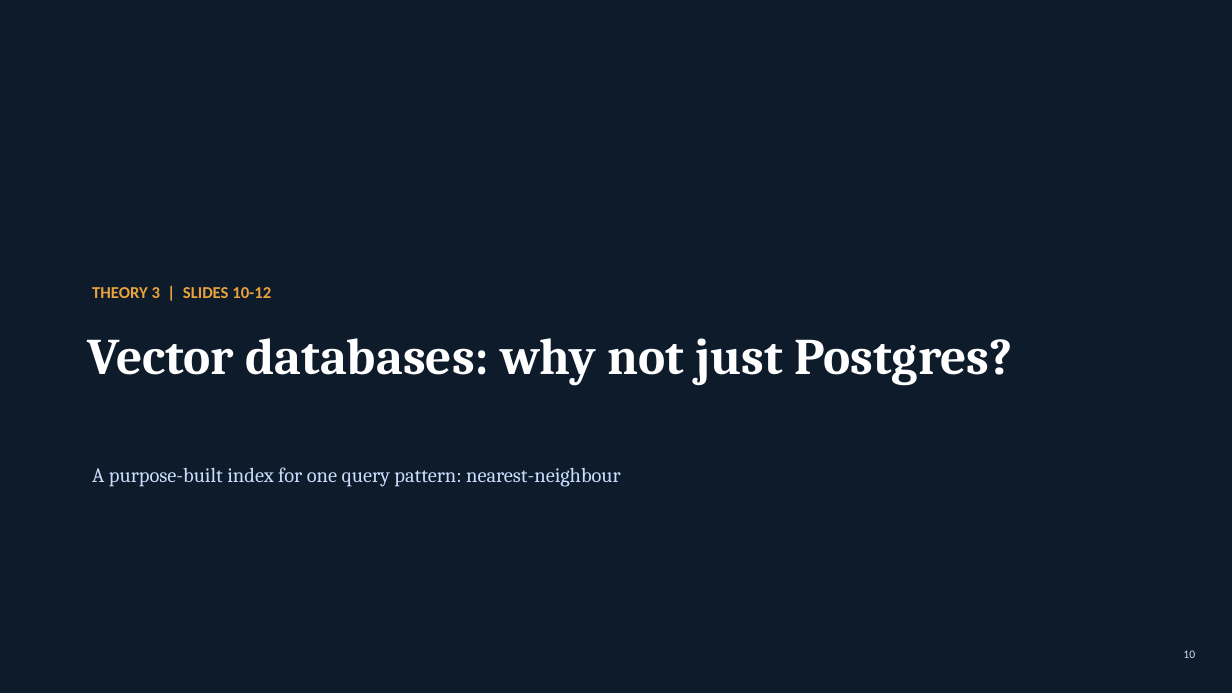
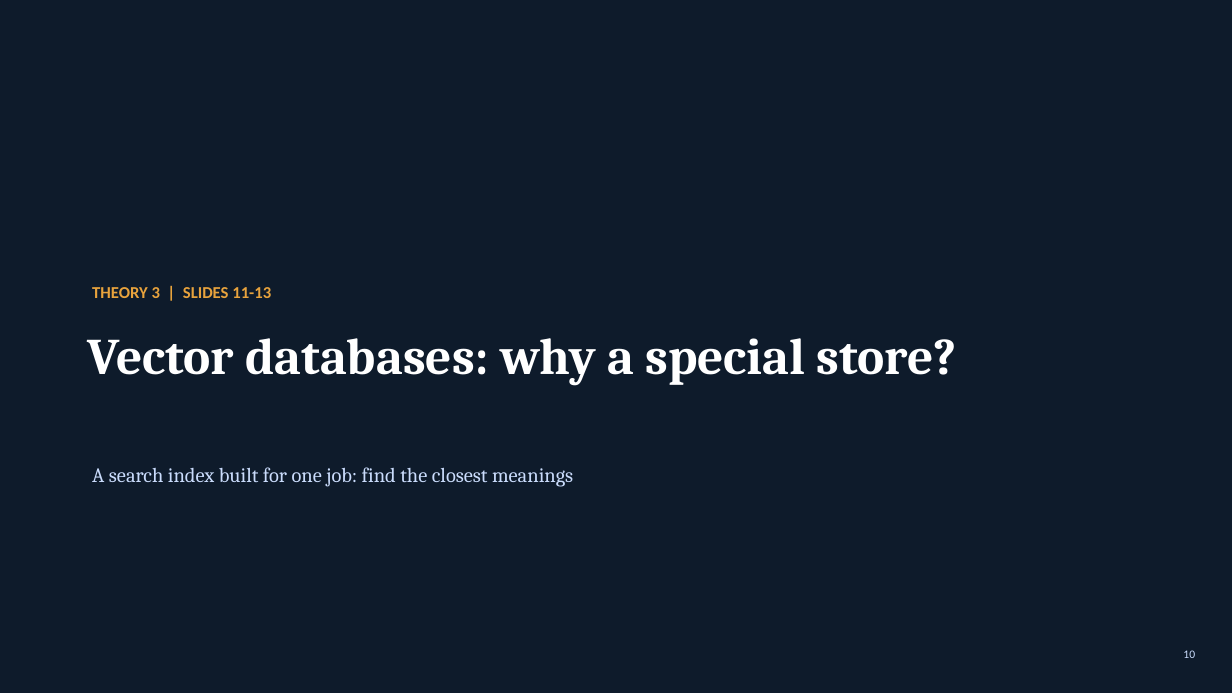
Before and after one commit to mayurb99/Agentic-AI-Series, a slide deck: slide 10 of lecture2/L2_Embeddings_VectorDatabases_DevOps.pptx. Drawn at 1232x693 pixels with LibreOffice and Linux fonts; fonts in the diff are those of the drawing. Boxes give left, top, right and bottom in pixels: in the first picture for what was removed or moved away, otherwise in the second. Text is boxed around its words. In the diff, an @@ line names an element or a change of style, - is before the commit and + after.

```diff
--- a/lecture2/L2_Embeddings_VectorDatabases_DevOps.pptx
+++ b/lecture2/L2_Embeddings_VectorDatabases_DevOps.pptx
@@ text at <box>92,287,271,298</box>: text changed @@
-THEORY 3 | SLIDES 10-12
+THEORY 3 | SLIDES 11-13
@@ text at <box>88,338,957,386</box>: text changed @@
-Vector databases: why not just Postgres?
+Vector databases: why a special store?
@@ text at <box>92,467,573,487</box>: text changed @@
-A purpose-built index for one query pattern: nearest-neighbour
+A search index built for one job: find the closest meanings
```
Also in this commit, not shown: 18 other slides changed, 3 slides added, 3 slides removed, 3 other files.
